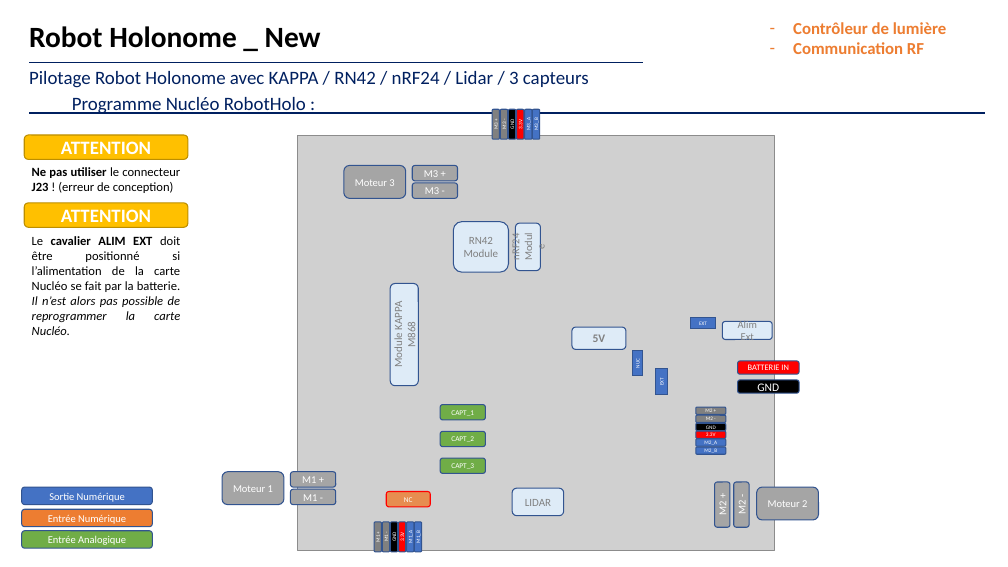
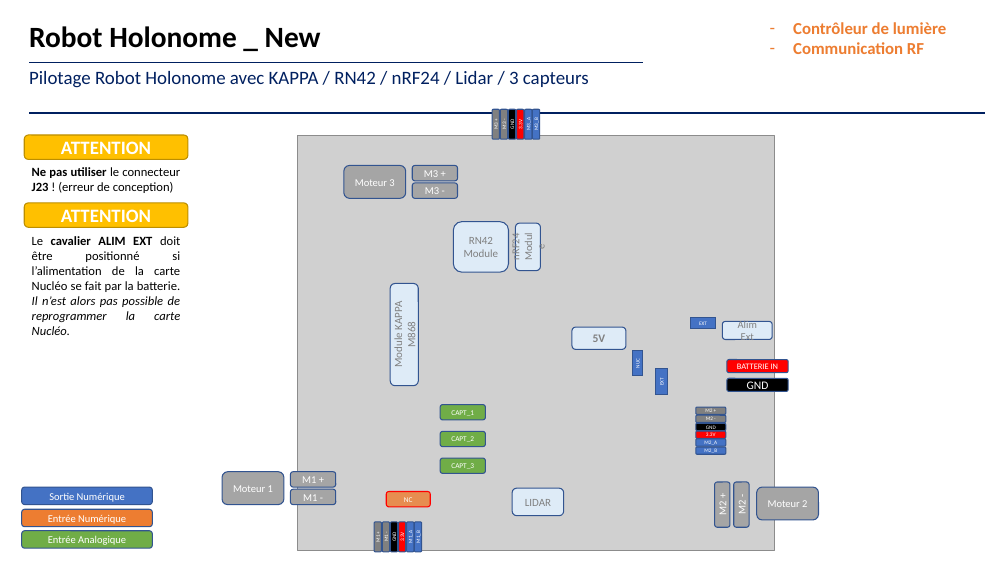
Before and after one commit to jvillemejane/LEnsE_IOGS_Maquettes, a slide deck: slide 2 of Maquettes/Elec_Num_Emb/Robot_Holonome/brochages.pptx. Drawn at 1008x567 pixels with LibreOffice and Linux fonts; fonts in the diff are those of the drawing; grey boxes stand for pictures. Boxes give left, top, right and bottom in pixels: in the first picture for what was removed or moved away, otherwise in the second. Text is boxed around its words. In the diff, an @@ line names an element or a change of style, - is before the commit and + after.

Commit message:
Mise à jour Maquette Robot Holonome - brochage

```diff
--- a/Maquettes/Elec_Num_Emb/Robot_Holonome/brochages.pptx
+++ b/Maquettes/Elec_Num_Emb/Robot_Holonome/brochages.pptx
@@ text removed at [72, 97, 306, 114] @@
-Programme Nucléo RobotHolo :
@@ rounded rectangle "BATTERIE IN": place and size @@
-rounded rectangle "BATTERIE IN" at [738, 361, 799, 374]
+rounded rectangle "BATTERIE IN" at [727, 360, 788, 373]
@@ rounded rectangle "GND": place and size @@
-rounded rectangle "GND" at [738, 380, 799, 393]
+rounded rectangle "GND" at [727, 378, 788, 391]
```
Also in this commit, not shown: 1 other slide changed, 2 slides added, 2 other files.
